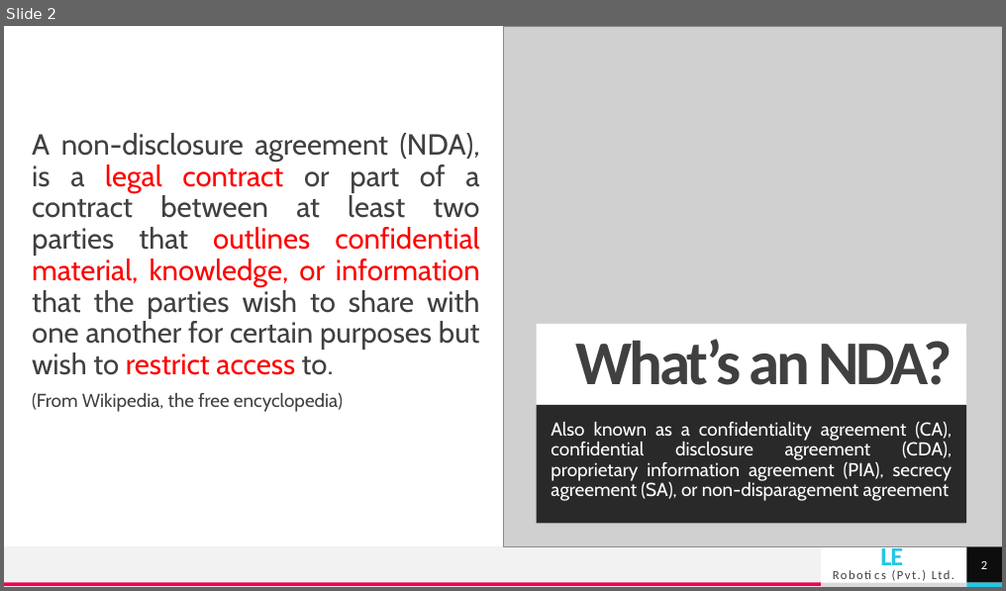
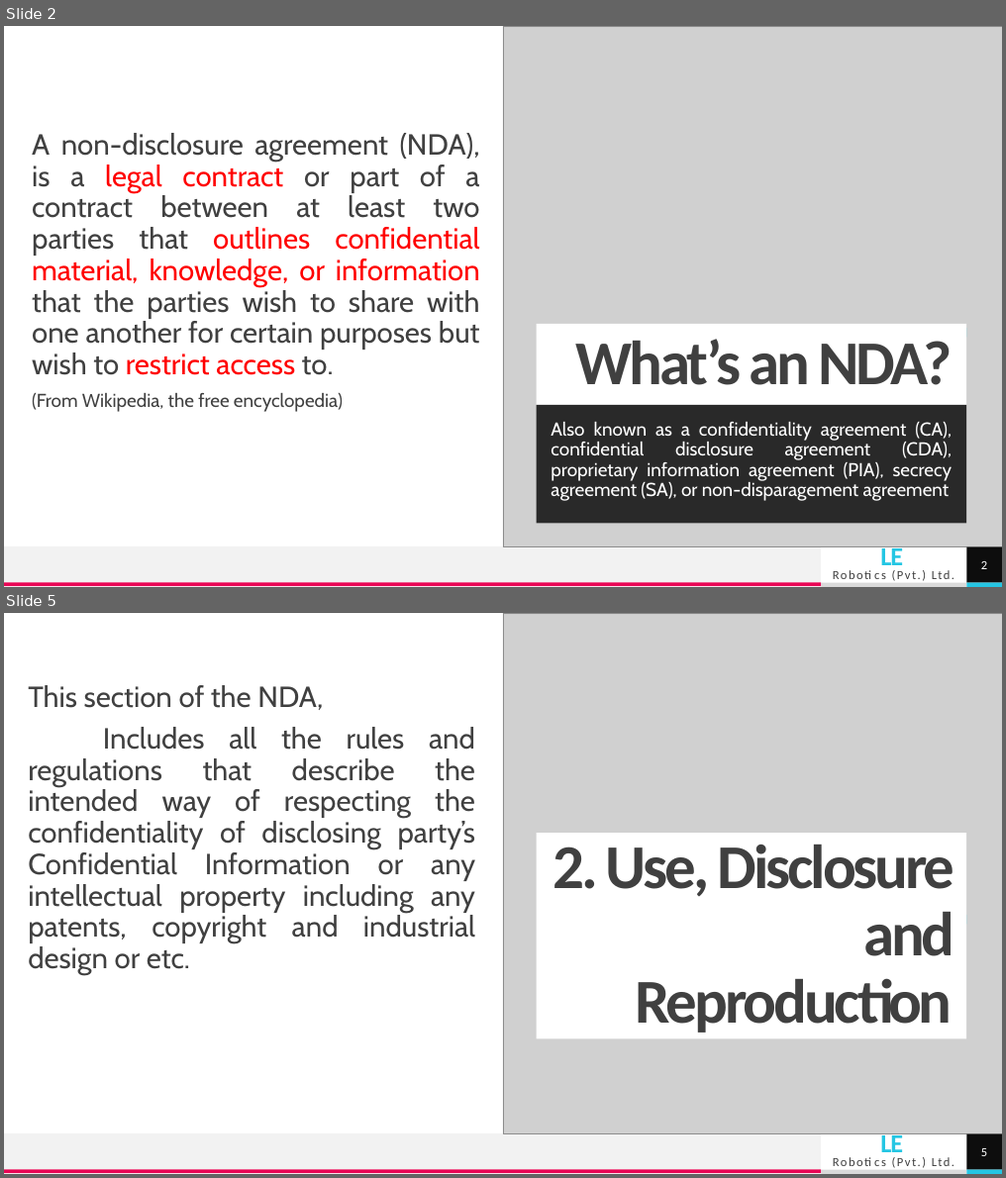
Before and after one commit to bimalka98/Industrial-Training, a slide deck: Presentations/Non-Disclosure Agreement.pptx. Shown one above the other, each under a label of ours: slide 2 before the commit, slides 2 and 5 after it; the slides between them are not shown. The pictures are 1006x591 and 1006x1178 pixels, drawn with LibreOffice and Linux fonts; fonts in the diff are those of the drawing; grey boxes stand for pictures. Boxes give left, top, right and bottom in pixels: in the first picture for what was removed or moved away, otherwise in the second. Text is boxed around its words. In the diff, an @@ line names an element or a change of style, - is before the commit and + after.

```diff
--- a/Presentations/Non-Disclosure Agreement.pptx
+++ b/Presentations/Non-Disclosure Agreement.pptx
@@ slide 5 added at (4, 613, 1002, 1174), background #FFFFFF; not listed: 6 template elements that a slide beside it also shows @@
@@ picture added at (503, 613, 1002, 1135) @@
@@ text added at (28, 685, 476, 975), 28 pt, text #404040 @@
+This section of the NDA,
+Includes all the rules and regulations that describe the intended way of respecting the confidentiality of disclosing party’s Confidential Information or any intellectual property including any patents, copyright and industrial design or etc.
@@ title added at (537, 833, 966, 1040), fill #FFFFFF, 60 pt, text #404040, bold @@
+2. Use, Disclosure and Reproduction
@@ rectangle added at (769, 915, 966, 925), fill #25C6E3 @@
@@ page number added at (966, 1135, 1002, 1170), fill #0D0D0D, 12 pt, text #FFFFFF @@
+5
```
Also in this commit, not shown: 1 slide changed, 4 other slides added.
